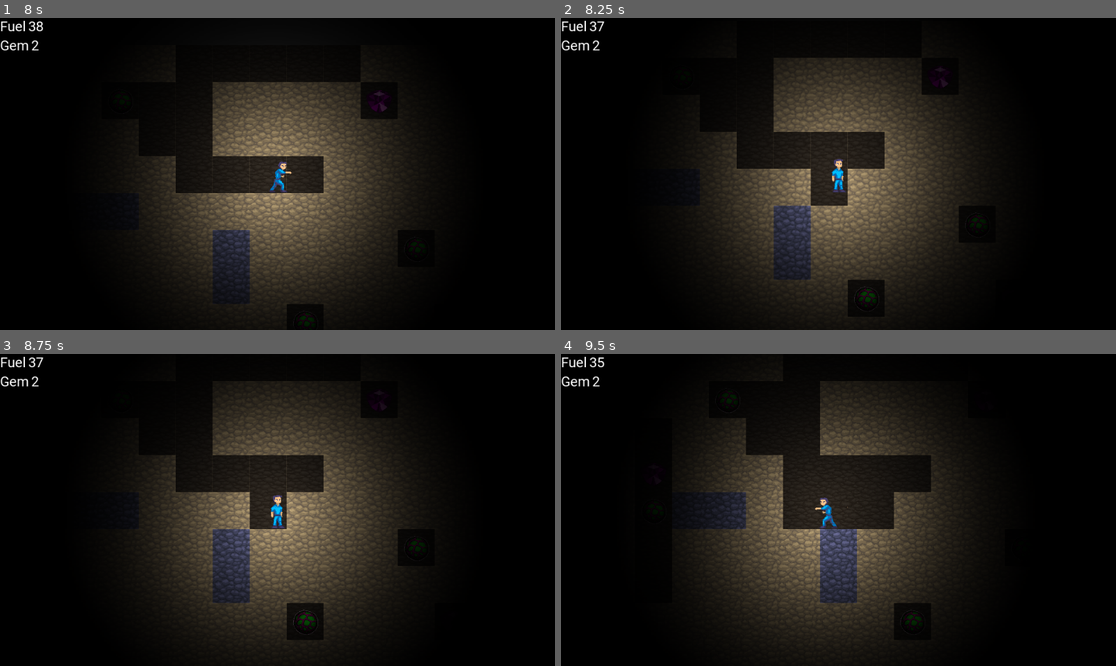
Above: before the commit, frames 1-4 (two rows, left to right).
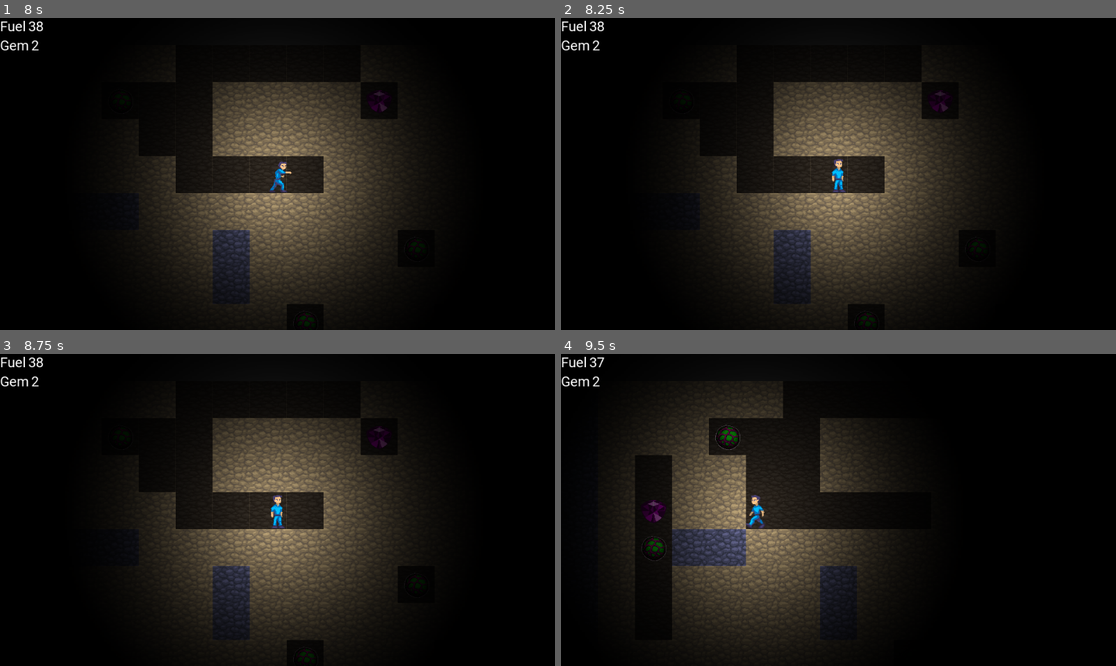
Above: after the commit, the same moments.

Repository: jusw85/ld48-godot
Game: Godot game, scene res://main.tscn
Two runs of this game, one before a commit and one after it. Both use one fixed random seed, a clock stepped at 60 frames per second and the inputs below.
Inputs:
- Up to frame 1 (8 s): tap Enter at 0.5 s; hold Right (ui_right) 0.53-1.28 s; hold Down (ui_down) 1.28-2.03 s; tap R (restart) at 2, 3.5, 5.75, 7.25 s; hold Right (ui_right) 2.03-2.78 s; hold Up (ui_up) 2.78-3.53 s; hold Left (ui_left) 3.53-5.03 s; hold Down (ui_down) 5.03-5.78 s; hold Right (ui_right) 5.78-6.53 s; hold Up (ui_up) 6.53-7.28 s; hold Right (ui_right) from 7.28 s (still down)
- Up to frame 2 (8.25 s): release Right (ui_right) at 8.03 s; hold Down (ui_down) from 8.03 s (still down)
- Up to frame 3 (8.75 s): keep holding Down (ui_down)
- Up to frame 4 (9.5 s): tap R (restart) at 8.75 s; release Down (ui_down) at 8.78 s; hold Left (ui_left) from 8.78 s (still down)

Frame 1 is identical in both runs. In frame 2, 7.5% of the frame differs, in the area x 6-74%, y 1-98%; in frame 3, 8.7%; in frame 4, 27%, in the area x 6-75%, y 1-92%.

Commit message:
Bugfix: prevent down during punch right

Diff:
--- a/player/player.gd
+++ b/player/player.gd
@@ -45,6 +45,8 @@
 			get_tree().reload_current_scene()
 		else:
 			return
+	elif state == STATES.PUNCH_R:
+		return
 
 #	var left_just_pressed := event.is_action_pressed("ui_left")
 #	var right_just_pressed := event.is_action_pressed("ui_right")
